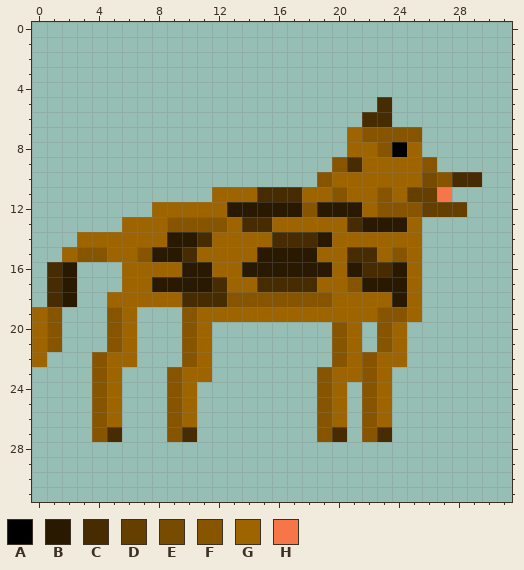
Pixel-art sprite, stored at Assets/Schaeferhund/Schaeferhund_2.png. Above, as it was before the edit.
The file is 32x32 pixels. Pixels under 10% opacity are left out.
Palette (. is transparent): A #000000  B #281900  C #462c00  D #653f00  E #784c00  F #875500  G #9e6400  H #f67649
Pixels before, first column x 0:
 5 .......................C......
 6 ......................CC......
 7 .....................GFFFF....
 8 .....................GGFAG....
 9 ....................FCGGGGF...
10 ...................FGGGGGGEFCC
11 ............GGGCCCGGFGGFGDDH..
12 ........GGGGGBBBBBFBBBGFFFDDD.
13 ......GGGFFFFGCCGGGGGCBBBG....
14 ...GGGGGGBBCGGGGCCCBGGGGGG....
15 ..GFFGGFBBCGGGGBBBBGGCCGFG....
16 .CB...GGGGBBGGBBBBBBGBCCBG....
17 .CB...GGBBBBCGGCCCCGGFBBBG....
18 .CB..GGGGGCCCFFFFFFFGGGGBG....
19 GF...FG...FGGGGGGGGGGGGFFG....
20 GF...FG...FG........FG.FG.....
21 GF...FG...FG........FG.FG.....
22 G...FGG...FG........FGFGG.....
23 ....FG...FGG.......FGGFG......
24 ....FG...FG........FG.FG......
25 ....FG...FG........FG.FG......
26 ....FG...FG........FG.FG......
27 ....FC...FC........FC.FC......
After:
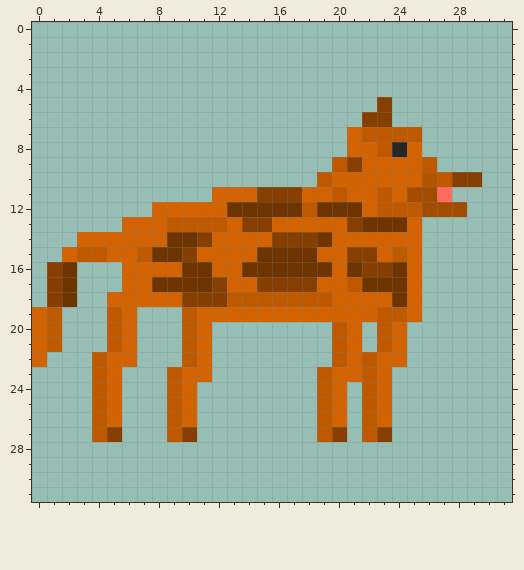
Edits made:
colour A: #000000 -> #262626
colour B: #281900 -> #6e3400
colour C: #462c00 -> #863f00
colour D: #653f00 -> #a24c00
colour E: #784c00 -> #b25400
colour F: #875500 -> #be5900
colour G: #9e6400 -> #d26300
colour H: #f67649 -> #ff6c5d
Where, in picture pixels (left, top, right, bottom), the same in both pictures:
changed: (32, 97, 482, 442)
